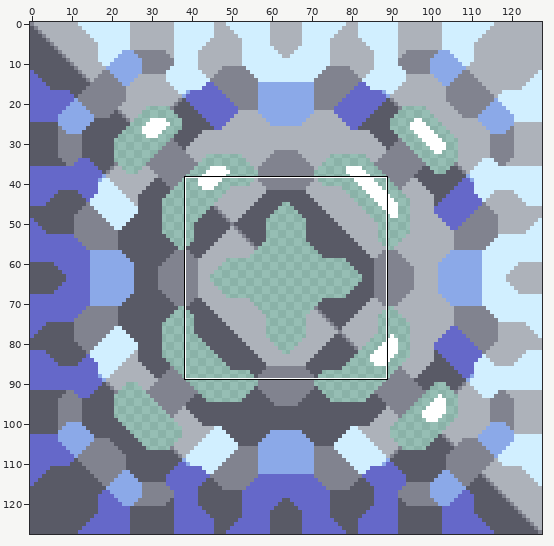
Edited in one commit: sprite sheet (assets/sprites/blocks/atmospheric-condenser.png). Above: a wide view before the commit, with the close-up outlined.
Close-up. Before the edit:
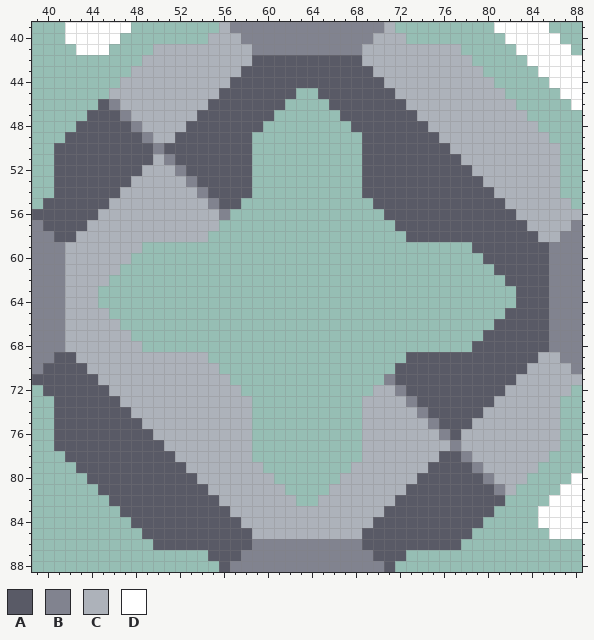
The file is 128x128 pixels. Shown: x 39..88, y 39..88.
Palette (. is transparent): A #595a66  B #81838f  C #adb2ba  D #ffffff
Pixels before (only the part around the change), first column x 41:
41 ..DDD....CCCCCCCCCBBBBBBBBBBCCCCCCCCC.....DDDDD.
42 ........CCCCCCCCCCAAAAAAAAAACCCCCCCCCC.....DDDDD
43 .......CCCCCCCCCCAAAAAAAAAAAACCCCCCCCCC.....DDDD
44 ......CCCCCCCCCCAAAAAAAAAAAAAACCCCCCCCCC.....DDD
45 .....CCCCCCCCCCAAAAAAA..AAAAAAACCCCCCCCCC.....DD
46 ....ABCCCCCCCCAAAAAAA....AAAAAAACCCCCCCCCC.....D
47 ...AAABCCCCCCAAAAAAA......AAAAAAACCCCCCCCCC.....
48 ..AAAAABCCCCAAAAAAA........AAAAAAACCCCCCCCCC....
49 .AAAAAAABCCAAAAAAA..........AAAAAAACCCCCCCCCC...
50 AAAAAAAAABAAAAAAAA..........AAAAAAAACCCCCCCCCC..
51 AAAAAAAAACBAAAAAAA..........AAAAAAAAACCCCCCCCC..
52 AAAAAAAACCCBAAAAAA..........AAAAAAAAAACCCCCCCC..
53 AAAAAAACCCCCBAAAAA..........AAAAAAAAAAACCCCCCC..
54 AAAAAACCCCCCCBAAAA..........AAAAAAAAAAAACCCCCC..
55 AAAAACCCCCCCCCBAA............AAAAAAAAAAAACCCCCC.
56 AAAACCCCCCCCCCCB..............AAAAAAAAAAAACCCCCC
57 AAACCCCCCCCCCCC................AAAAAAAAAAAACCCCB
58 AACCCCCCCCCCCC..................AAAAAAAAAAAACCBB
59 BCCCCCCC..............................AAAAAAABBB
60 BCCCCCC................................AAAAAABBB
61 BCCCCC..................................AAAAABBB
62 BCCCC....................................AAAABBB
63 BCCC......................................AAABBB
64 BCCC......................................AAABBB
65 BCCCC....................................AAAABBB
66 BCCCCC..................................AAAAABBB
67 BCCCCCC................................AAAAAABBB
68 BCCCCCCC..............................AAAAAAABBB
69 AACCCCCCCCCCCC..................AAAAAAAAAAAACCBB
70 AAACCCCCCCCCCCC................AAAAAAAAAAAACCCCB
71 AAAACCCCCCCCCCCC..............BAAAAAAAAAAACCCCCC
72 AAAAACCCCCCCCCCCC............CCBAAAAAAAAACCCCCC.
73 AAAAAACCCCCCCCCCCC..........CCCCBAAAAAAACCCCCC..
74 AAAAAAACCCCCCCCCCC..........CCCCCBAAAAACCCCCCC..
75 AAAAAAAACCCCCCCCCC..........CCCCCCBAAACCCCCCCC..
76 AAAAAAAAACCCCCCCCC..........CCCCCCCBACCCCCCCCC..
77 AAAAAAAAAACCCCCCCC..........CCCCCCCCBCCCCCCCCC..
78 .AAAAAAAAAACCCCCCC..........CCCCCCCAABCCCCCCC...
79 ..AAAAAAAAAACCCCCCC........CCCCCCCAAAABCCCCC....
80 ...AAAAAAAAAACCCCCCC......CCCCCCCAAAAAABCCC....D
81 ....AAAAAAAAAACCCCCCC....CCCCCCCAAAAAAAABC....DD
82 .....AAAAAAAAAACCCCCCC..CCCCCCCAAAAAAAAAA....DDD
83 ......AAAAAAAAAACCCCCCCCCCCCCCAAAAAAAAAA....DDDD
84 .......AAAAAAAAAACCCCCCCCCCCCAAAAAAAAAA.....DDDD
85 ........AAAAAAAAAACCCCCCCCCCAAAAAAAAAA.......DDD
86 .........AAAAAAAAABBBBBBBBBBAAAAAAAAA...........
87 ..............AAABBBBBBBBBBBBAAA................
88 ...............ABBBBBBBBBBBBBBA.................
New version:
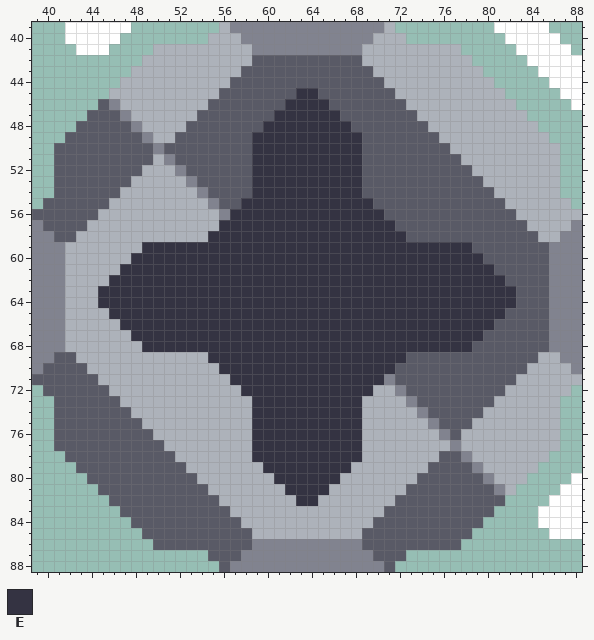
Colours new in this view: E #343342
The exact change:
{"y":45,"x":63,"old":"..","new":"EE"}
{"y":46,"x":62,"old":"....","new":"EEEE"}
{"y":47,"x":61,"old":"......","new":"EEEEEE"}
{"y":48,"x":60,"old":"........","new":"EEEEEEEE"}
{"y":49,"x":59,"old":"..........","new":"EEEEEEEEEE"}
{"y":50,"x":59,"old":"..........","new":"EEEEEEEEEE"}
{"y":51,"x":59,"old":"..........","new":"EEEEEEEEEE"}
{"y":52,"x":59,"old":"..........","new":"EEEEEEEEEE"}
{"y":53,"x":59,"old":"..........","new":"EEEEEEEEEE"}
{"y":54,"x":59,"old":"..........","new":"EEEEEEEEEE"}
{"y":55,"x":58,"old":"............","new":"EEEEEEEEEEEE"}
{"y":56,"x":57,"old":"..............","new":"EEEEEEEEEEEEEE"}
{"y":57,"x":56,"old":"................","new":"EEEEEEEEEEEEEEEE"}
{"y":58,"x":55,"old":"..................","new":"EEEEEEEEEEEEEEEEEE"}
{"y":59,"x":49,"old":"..............................","new":"EEEEEEEEEEEEEEEEEEEEEEEEEEEEEE"}
{"y":60,"x":48,"old":"................................","new":"EEEEEEEEEEEEEEEEEEEEEEEEEEEEEEEE"}
{"y":61,"x":47,"old":"..................................","new":"EEEEEEEEEEEEEEEEEEEEEEEEEEEEEEEEEE"}
{"y":62,"x":46,"old":"....................................","new":"EEEEEEEEEEEEEEEEEEEEEEEEEEEEEEEEEEEE"}
{"y":63,"x":45,"old":"......................................","new":"EEEEEEEEEEEEEEEEEEEEEEEEEEEEEEEEEEEEEE"}
{"y":64,"x":45,"old":"......................................","new":"EEEEEEEEEEEEEEEEEEEEEEEEEEEEEEEEEEEEEE"}
{"y":65,"x":46,"old":"....................................","new":"EEEEEEEEEEEEEEEEEEEEEEEEEEEEEEEEEEEE"}
{"y":66,"x":47,"old":"..................................","new":"EEEEEEEEEEEEEEEEEEEEEEEEEEEEEEEEEE"}
{"y":67,"x":48,"old":"................................","new":"EEEEEEEEEEEEEEEEEEEEEEEEEEEEEEEE"}
{"y":68,"x":49,"old":"..............................","new":"EEEEEEEEEEEEEEEEEEEEEEEEEEEEEE"}
{"y":69,"x":55,"old":"..................","new":"EEEEEEEEEEEEEEEEEE"}
{"y":70,"x":56,"old":"................","new":"EEEEEEEEEEEEEEEE"}
{"y":71,"x":57,"old":"..............","new":"EEEEEEEEEEEEEE"}
{"y":72,"x":58,"old":"............","new":"EEEEEEEEEEEE"}
{"y":73,"x":59,"old":"..........","new":"EEEEEEEEEE"}
{"y":74,"x":59,"old":"..........","new":"EEEEEEEEEE"}
{"y":75,"x":59,"old":"..........","new":"EEEEEEEEEE"}
{"y":76,"x":59,"old":"..........","new":"EEEEEEEEEE"}
{"y":77,"x":59,"old":"..........","new":"EEEEEEEEEE"}
{"y":78,"x":59,"old":"..........","new":"EEEEEEEEEE"}
{"y":79,"x":60,"old":"........","new":"EEEEEEEE"}
{"y":80,"x":61,"old":"......","new":"EEEEEE"}
{"y":81,"x":62,"old":"....","new":"EEEE"}
{"y":82,"x":63,"old":"..","new":"EE"}
{"label":"added","picture_box":[98,88,516,506]}
